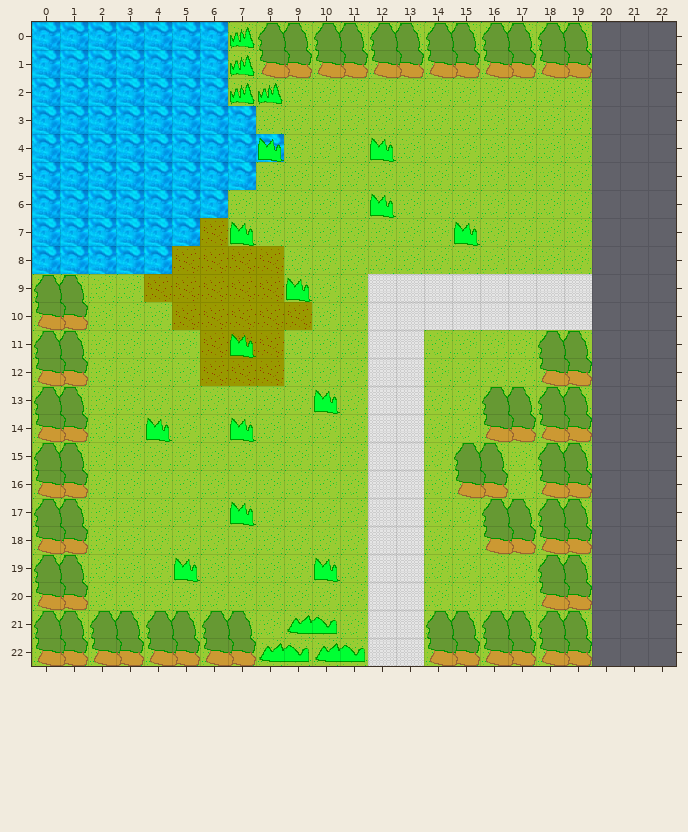
Two versions of a level (Tiled map, Game/public_html/data/demo1.tmx). Above, as it was before the edit.
Cells are 32x32 px. Shown: x 0..22, y 0..22. The old version is drawn lined up with the new one.
Once edited:
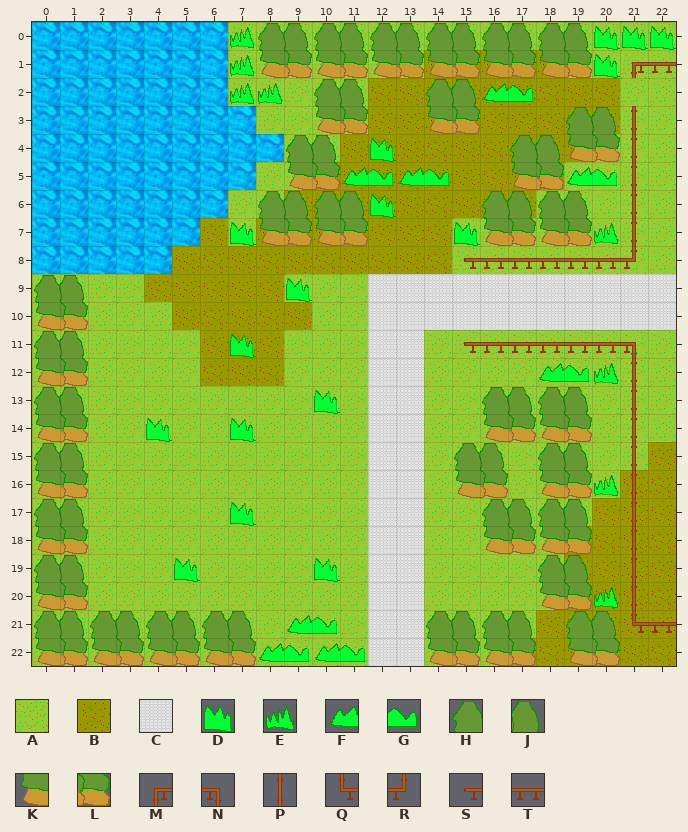
Key: from "tiles": A 1 "grass", B 2 "dirt", C 6 "road", D 20 "impassable", E 21 "impassable", F 40 "impassable", G 41 "impassable", H 60 "impassable", J 61 "impassable", K 80 "impassable", L 81 "impassable", M 120 "impassable", N 121 "impassable", P 122 "impassable", Q 140 "impassable", R 141 "impassable", S 142 "impassable", T 143 "impassable".
_ is an empty cell.
Tiles replaced or removed in this view: A, D, H, J, K, L.
The edit:
Changed rows in their new state; . is an unchanged cell.
map size 20x23 -> 23x23 cells
Layer "ground":
first column x 8:
 0 ............AAA
 1 ......BBBBB.AAA
 2 ....BBBBBBBBBAA
 3 ....BBBBBBBBBAA
 4 ...BBBBBBBBBAAA
 5 ..BBBBBBBBB.AAA
 6 .BBBBBBBBB..AAA
 7 BBBBBBB.....AAA
 8 .BBBBBB.....AAA
 9 ............CCC
10 ............CCC
11 ............AAA
12 ............AAA
13 ............AAA
14 ............AAA
15 ............AAB
16 ............ABB
17 ............BBB
18 ...........BBBB
19 ...........BBBB
20 ...........BBBB
21 ..........BBBBB
22 .........BBBBBB
Layer "collision":
first column x 8:
 0 ............DDD
 1 ............DMT
 2 ..HJ..HJFG.....
 3 ..KL..KL...HJP.
 4 _HJ......HJKLP.
 5 .KLFGFG..KLFGP.
 6 HJHJ....HJHJ.P.
 7 KLKL....KLKLEP.
 8 .......STTTTTR.
11 .......STTTTTN.
12 ..........FGEP.
13 .............P.
14 .............P.
15 .............P.
16 ............EP.
17 .............P.
18 .............P.
19 .............P.
20 ............EP.
21 .........._HJQT
22 .........._KL..
